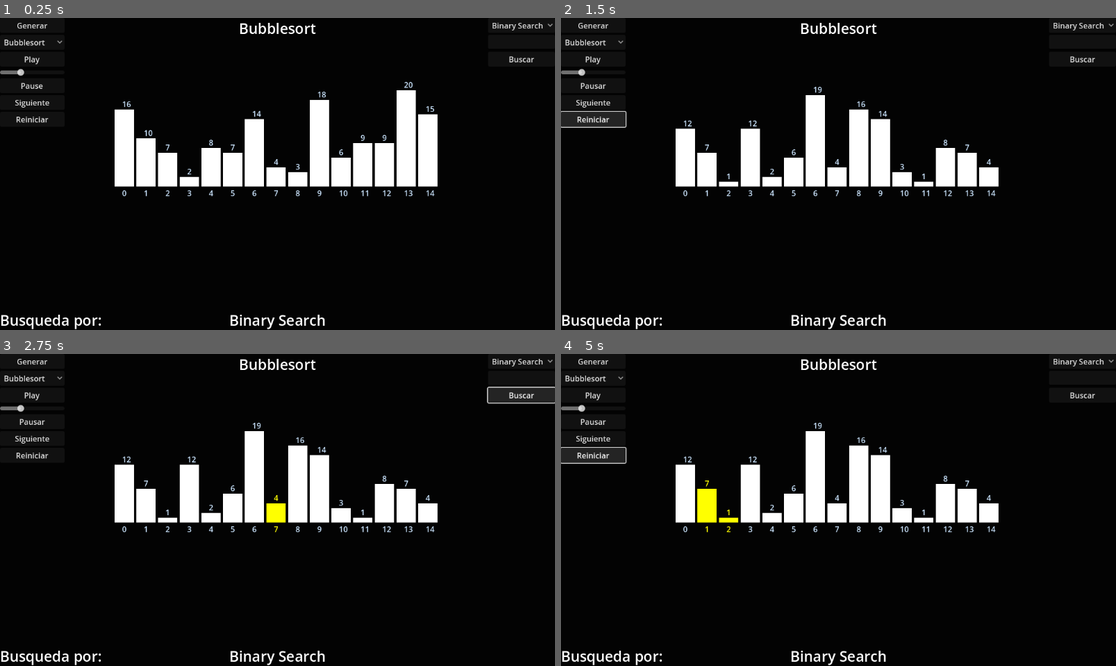
Above: before the commit, frames 1-4 (two rows, left to right).
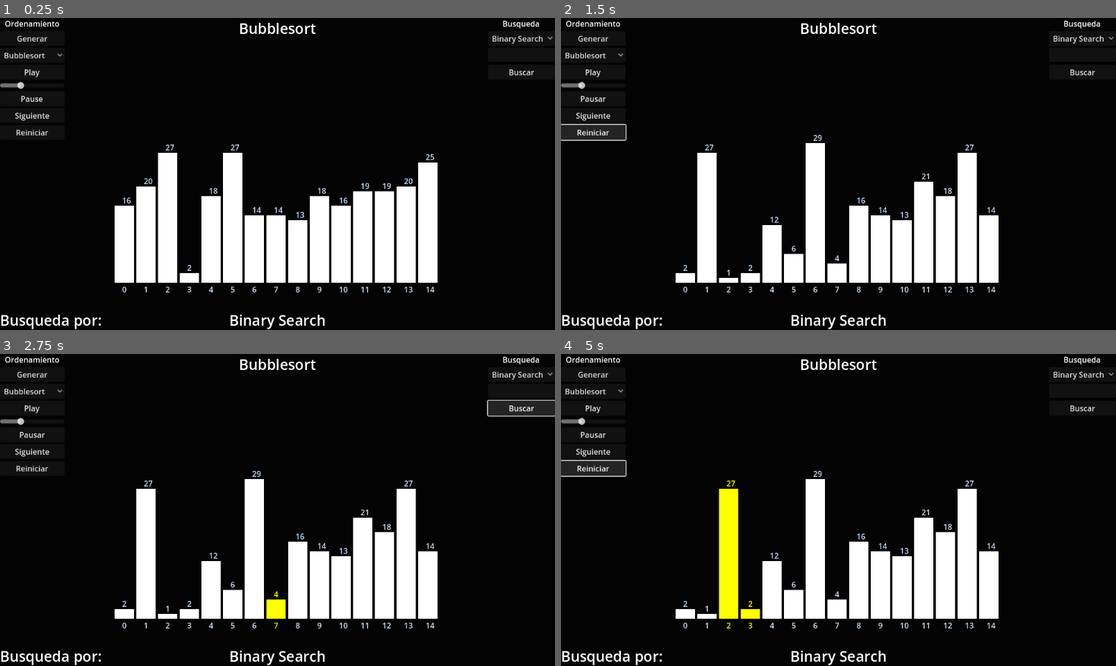
Above: after the commit, the same moments.

Repository: gus0117/godot-sort-visualizer
Game: Godot game, scene res://scenes/main.tscn
The game is run twice, just before and just after one commit, with the same random seed, the same clock (stepped at 60 frames per second) and the same inputs. Before the commit the project has no main scene; this scene is started directly in both runs.
Inputs:
- Up to frame 1 (0.25 s): no input
- Up to frame 2 (1.5 s): click "Generar" at 0.5 s; click "Reiniciar" at 1.25 s
- Up to frame 3 (2.75 s): click "Buscar" at 2 s
- Up to frame 4 (5 s): click "Play" at 2.75 s; click "Play" at 3.5 s; click "Reiniciar" at 4.25 s

The runs differ from the first frame. In frame 1, 23% of the frame differs, in the area x 0-100%, y 0-88%; in frame 2, 18%; in frame 3, 18%; in frame 4, 18%.

Commit message:
Add color to different operations

Diff:
--- a/project.godot
+++ b/project.godot
@@ -11,6 +11,7 @@
 [application]
 
 config/name="godot-sort-viewer"
+run/main_scene="uid://bpod25e3l2box"
 config/features=PackedStringArray("4.4", "Forward Plus")
 config/icon="res://icon.svg"
 
--- a/scenes/main.tscn
+++ b/scenes/main.tscn
@@ -30,6 +30,11 @@
 layout_mode = 2
 offset_right = 134.0
 offset_bottom = 226.0
+
+[node name="Label" type="Label" parent="VBoxContainer"]
+layout_mode = 2
+text = "Ordenamiento"
+horizontal_alignment = 1
 
 [node name="GenerateArray" type="Button" parent="VBoxContainer"]
 layout_mode = 2
@@ -78,6 +83,11 @@
 offset_left = -139.0
 offset_bottom = 101.0
 grow_horizontal = 0
+
+[node name="Label" type="Label" parent="SearchContainer"]
+layout_mode = 2
+text = "Busqueda"
+horizontal_alignment = 1
 
 [node name="SearchOption" type="OptionButton" parent="SearchContainer"]
 layout_mode = 2
--- a/scripts/algorithms/binary_search.gd
+++ b/scripts/algorithms/binary_search.gd
@@ -25,12 +25,12 @@
 	while lo <= hi:
 		var mid = (lo + hi) >> 1
 		if "set_highlight" in visualizer:
-			visualizer.set_highlight([mid]) # Color.YELLEW
+			visualizer.set_highlight([mid], Parameters.comparasionColor) # Color.YELLEW
 		await Stepper.wait()
 
 		if array[mid] == value:
 			if "set_highlight" in visualizer:
-				visualizer.set_highlight([mid]) # Color.GREEN
+				visualizer.set_highlight([mid], Parameters.finalColor) # Color.GREEN
 			await Stepper.wait()
 			return
 		elif array[mid] < value:
--- a/scripts/algorithms/bubblesort.gd
+++ b/scripts/algorithms/bubblesort.gd
@@ -7,13 +7,13 @@
 		for j in range(0, n - i - 1):
 			# 1) Mostrar comparación
 			if "set_highlight" in visualizer:
-				visualizer.set_highlight([j, j + 1])
+				visualizer.set_highlight([j, j + 1], Parameters.comparasionColor)
 			await Stepper.wait()
 
 			# 2) Si hay intercambio, resaltarlo y ejecutar
 			if array[j] > array[j + 1]:
 				if "set_highlight" in visualizer:
-					visualizer.set_highlight([j, j + 1])
+					visualizer.set_highlight([j, j + 1], Parameters.swapColor)
 				await Stepper.wait()
 
 				var tmp = array[j]
@@ -25,11 +25,11 @@
 
 		# (Opcional) marcar el último como “fijo” en verde
 		if "set_highlight" in visualizer:
-			visualizer.set_highlight([n - i - 1])
+			visualizer.set_highlight([n - i - 1], Parameters.finalColor)
 		await Stepper.wait()
 
 	# Limpieza final
 	if "set_highlight" in visualizer:
-		visualizer.set_highlight([])
+		visualizer.set_highlight([], Parameters.finalColor)
 	if "set_array" in visualizer:
 		visualizer.set_array(array)
--- a/scripts/algorithms/insertsort.gd
+++ b/scripts/algorithms/insertsort.gd
@@ -10,15 +10,15 @@
 
 		# 🔹 Mostrar el "key" (elemento actual) en cyan
 		if "set_highlight" in visualizer:
-			#visualizer.set_highlight([i], Color.CYAN)
-			visualizer.set_highlight([i])
+			visualizer.set_highlight([i], Parameters.newIteration)
+			#visualizer.set_highlight([i])
 		await Stepper.wait()
 
 		# 🔹 Desplazar hacia la derecha mientras haya elementos mayores que key
 		while j >= 0 and array[j] > key:
 			if "set_highlight" in visualizer:
-				#visualizer.set_highlight([j, j+1], Color.YELLOW)
-				visualizer.set_highlight([j, j+1])
+				visualizer.set_highlight([j, j+1], Parameters.comparasionColor)
+				#visualizer.set_highlight([j, j+1])
 			await Stepper.wait()
 
 			array[j + 1] = array[j]   # mover a la derecha
@@ -33,8 +33,8 @@
 		if "set_array" in visualizer:
 			visualizer.set_array(array)
 		if "set_highlight" in visualizer:
-			#visualizer.set_highlight([j+1], Color.ORANGE)
-			visualizer.set_highlight([j+1])
+			visualizer.set_highlight([j+1], Color.ORANGE)
+			#visualizer.set_highlight([j+1])
 		await Stepper.wait()
 
 		# 🔹 Marcar en verde todos los ya ordenados hasta i
@@ -42,8 +42,8 @@
 			var ordered = []
 			for k in range(i+1):
 				ordered.append(k)
-			#visualizer.set_highlight(ordered, Color.GREEN)
-			visualizer.set_highlight(ordered)
+			visualizer.set_highlight(ordered, Parameters.finalColor)
+			#visualizer.set_highlight(ordered)
 		await Stepper.wait()
 
 	# 🔹 Marcar todo en verde al final
@@ -51,5 +51,5 @@
 		var all = []
 		for k in range(n):
 			all.append(k)
-		#visualizer.set_highlight(all, Color.GREEN)
-		visualizer.set_highlight(all)
+		visualizer.set_highlight(all, Parameters.finalColor)
+		#visualizer.set_highlight(all)
--- a/scripts/algorithms/linear_search.gd
+++ b/scripts/algorithms/linear_search.gd
@@ -7,15 +7,15 @@
 	for i in range(n):
 		# 🔹 Resaltar comparación actual
 		if "set_highlight" in visualizer:
-			#visualizer.set_highlight([i], Color.YELLOW)
-			visualizer.set_highlight([i])
+			visualizer.set_highlight([i], Parameters.comparasionColor)
+			#visualizer.set_highlight([i])
 		await Stepper.wait()
 
 		if array[i] == target:
 			# 🔹 Si se encuentra, marcar en verde
 			if "set_highlight" in visualizer:
-				#visualizer.set_highlight([i], Color.GREEN)
-				visualizer.set_highlight([i])
+				visualizer.set_highlight([i], Parameters.finalColor)
+				#visualizer.set_highlight([i])
 			await Stepper.wait()
 			return i
 
@@ -24,8 +24,8 @@
 		var all_indices = []
 		for j in range(n):
 			all_indices.append(j)
-		#visualizer.set_highlight(all_indices, Color.RED)
-		visualizer.set_highlight(all_indices)
+		visualizer.set_highlight(all_indices, Parameters.notFound)
+		#visualizer.set_highlight(all_indices)
 	await Stepper.wait()
 
 	return -1
--- a/scripts/algorithms/quicksort.gd
+++ b/scripts/algorithms/quicksort.gd
@@ -17,15 +17,15 @@
 
 	# 🔹 Marcar pivote en cyan
 	if "set_highlight" in visualizer:
-		#visualizer.set_highlight([high], Color.CYAN)
-		visualizer.set_highlight([high])
+		visualizer.set_highlight([high], Parameters.newIteration)
+		#visualizer.set_highlight([high])
 	await Stepper.wait()
 
 	for j in range(low, high):
 		# 🔹 Comparación en amarillo
 		if "set_highlight" in visualizer:
-			#visualizer.set_highlight([j, high], Color.YELLOW)
-			visualizer.set_highlight([j, high])
+			visualizer.set_highlight([j, high], Parameters.comparasionColor)
+			#visualizer.set_highlight([j, high])
 		await Stepper.wait()
 
 		if array[j] <= pivot:
@@ -33,8 +33,8 @@
 			if i != j:
 				# 🔹 Intercambio en rojo
 				if "set_highlight" in visualizer:
-					#visualizer.set_highlight([i, j], Color.RED)
-					visualizer.set_highlight([i, j])
+					visualizer.set_highlight([i, j], Parameters.swapColor)
+					#visualizer.set_highlight([i, j])
 				await Stepper.wait()
 
 				var temp = array[i]
@@ -48,8 +48,8 @@
 	# Colocar pivote en su lugar
 	if i + 1 != high:
 		if "set_highlight" in visualizer:
-			#visualizer.set_highlight([i + 1, high], Color.MAGENTA)
-			visualizer.set_highlight([i + 1, high])
+			visualizer.set_highlight([i + 1, high], Color.MAGENTA)
+			#visualizer.set_highlight([i + 1, high])
 		await Stepper.wait()
 
 		var temp2 = array[i + 1]
@@ -62,8 +62,8 @@
 
 	# 🔹 Marcar posición final del pivote como verde
 	if "set_highlight" in visualizer:
-		#visualizer.set_highlight([i + 1], Color.GREEN)
-		visualizer.set_highlight([i + 1])
+		visualizer.set_highlight([i + 1], Parameters.finalColor)
+		#visualizer.set_highlight([i + 1])
 	await Stepper.wait()
 
 	return i + 1
--- a/scripts/algorithms/selectionsort.gd
+++ b/scripts/algorithms/selectionsort.gd
@@ -1,20 +1,4 @@
 extends Node
-
-'''
-func bubble_sort_step(array: Array, visualizer: Node) -> void:
-	var n = array.size()
-	for i in range(n):
-		for j in range(0, n - i - 1):
-			visualizer.set_highlight([j, j+1])
-			await Engine.get_main_loop().create_timer(Parameters.animation_speed).timeout
-			if array[j] > array[j + 1]:
-				var temp = array[j]
-				array[j] = array[j + 1]
-				array[j + 1] = temp
-				visualizer.set_array(array)
-	visualizer.set_highlight([])
-	visualizer.set_array(array)
-'''
 
 func selection_sort_step(array: Array, visualizer: Node2D) -> void:
 	var n = array.size()
@@ -24,25 +8,25 @@
 
 		# 🔹 Resaltar el inicio de la nueva iteración
 		if "set_highlight" in visualizer:
-			visualizer.set_highlight([i])
+			visualizer.set_highlight([i], Parameters.newIteration)
 		await Stepper.wait()
 
 		# Buscar el mínimo en el subarray restante
 		for j in range(i + 1, n):
 			if "set_highlight" in visualizer:
-				visualizer.set_highlight([min_index, j])
+				visualizer.set_highlight([min_index, j], Parameters.comparasionColor)
 			await Stepper.wait()
 
 			if array[j] < array[min_index]:
 				min_index = j
 				if "set_highlight" in visualizer:
-					visualizer.set_highlight([i, min_index])
+					visualizer.set_highlight([i, min_index], Color.ORANGE)
 				await Stepper.wait()
 
 		# Si se encontró un nuevo mínimo, hacer el swap
 		if min_index != i:
 			if "set_highlight" in visualizer:
-				visualizer.set_highlight([i, min_index])
+				visualizer.set_highlight([i, min_index], Parameters.swapColor)
 			await Stepper.wait()
 
 			var temp = array[i]
@@ -55,11 +39,11 @@
 
 		# 🔹 Marcar el elemento en su posición final como verde
 		if "set_highlight" in visualizer:
-			visualizer.set_highlight([i])
+			visualizer.set_highlight([i], Parameters.finalColor)
 		await Stepper.wait()
 
 	# Marcar el último elemento como verde (ya ordenado)
 	if "set_highlight" in visualizer:
-		visualizer.set_highlight([n - 1])
+		visualizer.set_highlight([n - 1], Parameters.finalColor)
 	if "set_array" in visualizer:
 		visualizer.set_array(array)
--- a/scripts/array_visualizer.gd
+++ b/scripts/array_visualizer.gd
@@ -2,12 +2,12 @@
 
 # Arrays
 var array: Array = []
-var highlight: Array = []
+var highlight: Dictionary = {} # {indice: color}
 
 # settings
 var bar_width: int = 40
 var bar_spacing: int = 5
-var base_y: int = 350
+var base_y: int = 550 # 350 original
 var font := ThemeDB.fallback_font
 var height_scale = 20
 
@@ -18,8 +18,10 @@
 	array = new_array
 	queue_redraw()
 
-func set_highlight(new_highlight: Array) -> void:
-	highlight = new_highlight
+func set_highlight(indexs: Array, color: Color) -> void:
+	highlight.clear()
+	for i in indexs:
+		highlight[i] = color
 	queue_redraw()
 
 func _draw() -> void:
@@ -38,12 +40,17 @@
 		var y = base_y - height
 
 		# Colores
-		var bar_color = Color.WHITE
+		var bar_color = Parameters.normalColor
 		var text_color = Color(0.8, 0.9, 1) # celeste claro
 
-		if i in highlight:
-			bar_color = Color.YELLOW
-			text_color = Color.YELLOW
+		if highlight.has(i):
+			bar_color = highlight[i]
+			text_color = highlight[i]
+
+		#ORIGINAL
+		#if i in highlight:
+		#	bar_color = Color.YELLOW
+		#	text_color = Color.YELLOW
 
 		# Dibujar barra
 		#draw_rect(Rect2(i * width, base_y - height, width - 5, height), bar_color)
--- a/scripts/globals/parameters.gd
+++ b/scripts/globals/parameters.gd
@@ -1,3 +1,16 @@
 extends Node
 
+# Speed animation
 var animation_speed: float = 0.3
+
+# amount elements
+var vector_size: int = 15
+var max_value: int = 30
+
+# Colors settings
+var comparasionColor: Color = Color.YELLOW
+var swapColor: Color = Color.RED
+var finalColor: Color = Color.GREEN
+var normalColor: Color = Color.WHITE
+var newIteration: Color = Color.CYAN
+var notFound: Color = Color.RED
--- a/scripts/main.gd
+++ b/scripts/main.gd
@@ -24,8 +24,8 @@
 
 func _on_generate_pressed():
 	array = []
-	for i in range(15):
-		array.append(randi() % 20 + 1)
+	for i in range(Parameters.vector_size):
+		array.append(randi() % Parameters.max_value + 1)
 	reboot_array = array.duplicate()
 	visualizer.set_array(array)
 
@@ -72,7 +72,7 @@
 
 	# 3. Refrescar visualizador
 	visualizer.set_array(array)
-	visualizer.set_highlight([])
+	visualizer.set_highlight([], Parameters.normalColor)
 
 	# 4. (Opcional) detener cualquier corrutina previa
 	get_tree().call_group_flags(SceneTree.GROUP_CALL_DEFAULT, "sorting_tasks", "queue_free")
Not shown, added: export_presets.cfg
